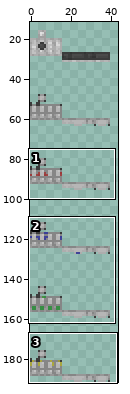
Sprite sheet -- assets/minecraft/textures/models/armor/leather_layer_2.png. Above: a wide view before the commit, with the close-up outlined.
Close-up. Earlier state:
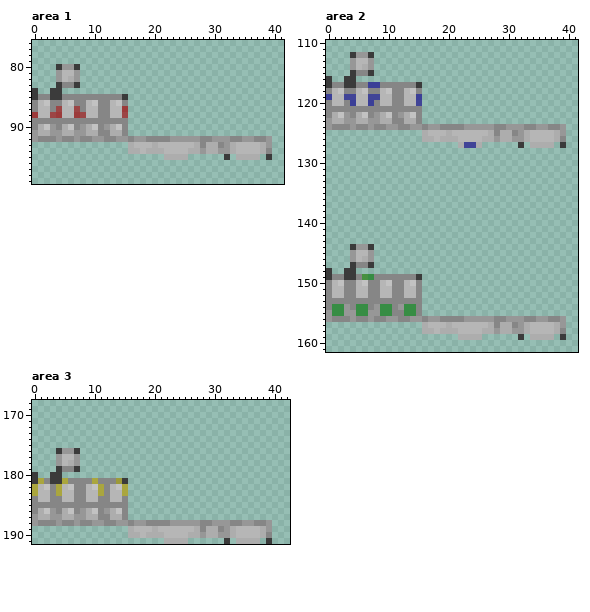
The file is 64x192 pixels. Colours within 5 levels of each other are drawn and written as one. Shown: area 1: x 0..41, y 76..99; area 2: x 0..41, y 110..161; area 3: x 0..42, y 168..191. The wide view leaves out empty margins.
New version:
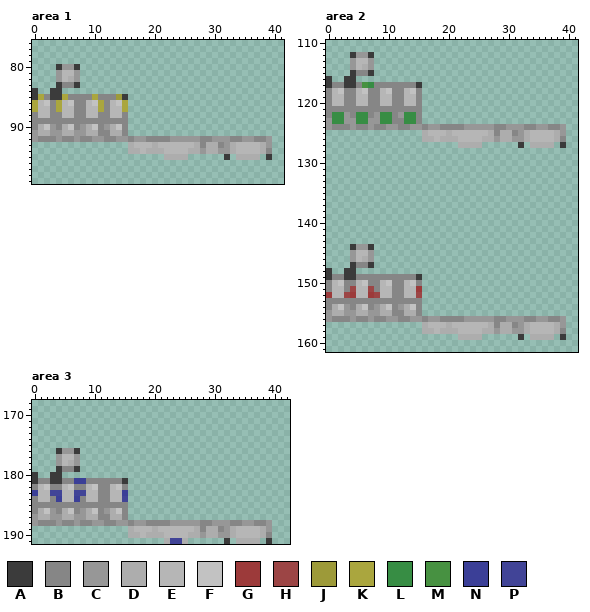
Palette (. is transparent): A #3b3b3b  B #868686  C #979797  D #adadad  E #b6b6b6  F #c2c2c2  G #9c3a3a  H #9c4545  J #9d9a39  K #aaa63e  L #378d44  M #479141  N #3b3f97  P #414497
Diff:
Area 1:
y 85: x 1 B -> K; x 5 B -> K; x 10 B -> K; x 14 B -> J
y 86: x 0 B -> K; x 4 B -> K; x 11 B -> K; x 15 B -> K
y 87: x 0 B -> K; x 4 H -> K; x 7 H -> B; x 11 B -> K; x 15 G -> K
y 88: x 0 G -> B; x 3..4 HG -> BB; x 7..8 GH -> BB; x 15 H -> B
Area 2:
y 117: x 6..8 BNN -> MLB
y 119: x 0 N -> B; x 3..4 PP -> BB; x 7..8 PP -> BB; x 15 N -> B
y 120: x 4 N -> B; x 7 N -> B; x 15 P -> B
y 122: x 1..2 DF -> LL; x 5..6 DF -> LL; x 9..10 DF -> LL; x 13..14 DF -> LL
y 123: x 1..2 DD -> LL; x 5..6 DD -> LL; x 9..10 DD -> LL; x 13..14 DD -> LL
y 127: x 23..24 PP -> DD
y 149: x 6..7 ML -> BB
y 151: x 4 B -> H; x 7 B -> H; x 15 B -> G
y 152: x 0 B -> G; x 3..4 BB -> HG; x 7..8 BB -> GH; x 15 B -> H
y 154: x 1..2 LL -> DF; x 5..6 LL -> DF; x 9..10 LL -> DF; x 13..14 LL -> DF
y 155: x 1..2 LL -> DD; x 5..6 LL -> DD; x 9..10 LL -> DD; x 13..14 LL -> DD
Area 3:
y 181: x 1 K -> B; x 5 K -> B; x 7..8 BB -> NN; x 10 K -> B; x 14 J -> B
y 182: x 0 K -> B; x 4 K -> B; x 11 K -> B; x 15 K -> B
y 183: x 0 K -> N; x 3..4 BK -> PP; x 7..8 BB -> PP; x 11 K -> B; x 15 K -> N
y 184: x 4 B -> N; x 7 B -> N; x 15 B -> P
y 191: x 23..24 DD -> PP
Pixel boxes of the changes (left, top, right, bottom) in both close-ups:
changed: (32, 94, 128, 118)
changed: (326, 82, 422, 124)
changed: (464, 142, 476, 148)
changed: (326, 274, 422, 316)
changed: (32, 478, 128, 502)
changed: (170, 538, 182, 544)
